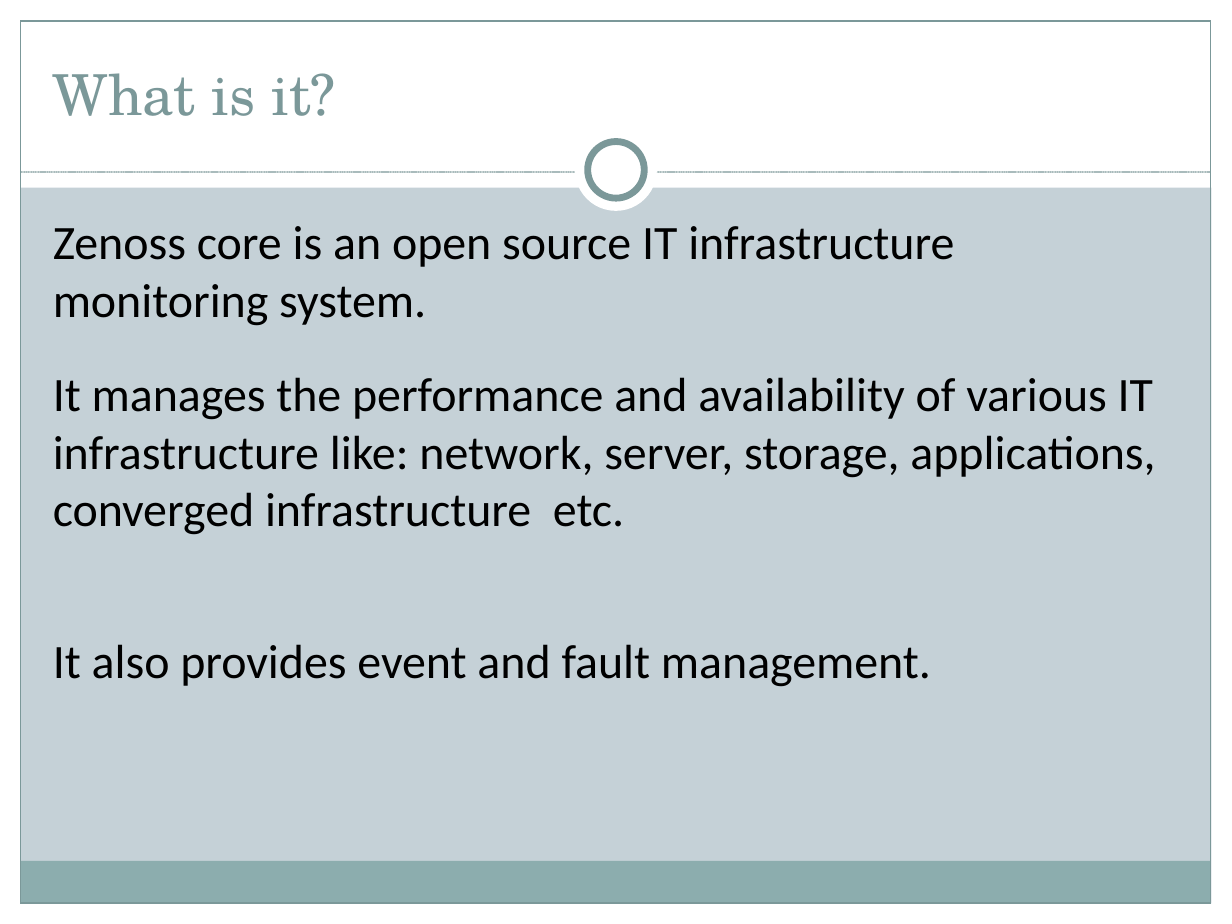
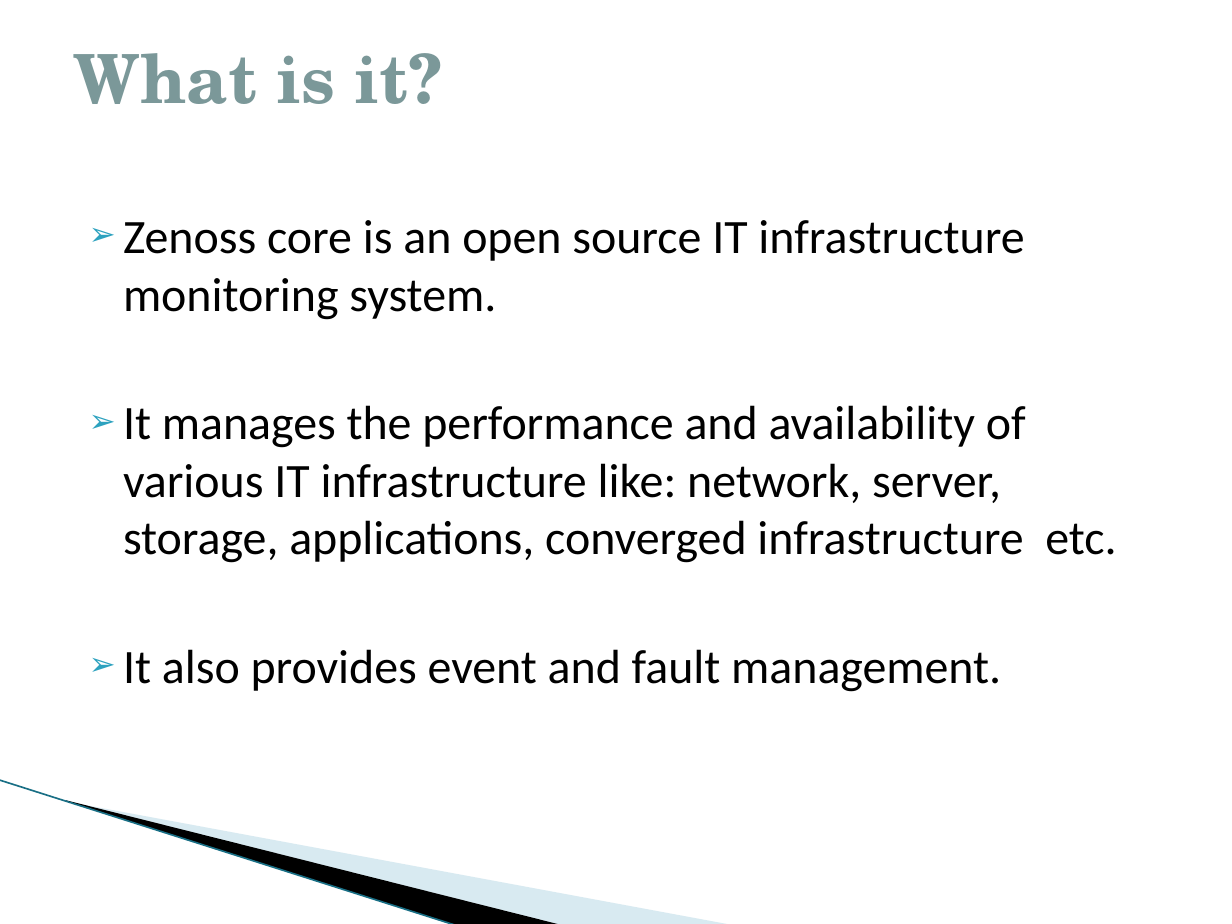
Before and after one commit to nidhi1994/OSlab15, a slide deck: slide 2 of seminar/ZenossCore.pptx. Drawn at 1232x924 pixels with LibreOffice and Linux fonts; fonts in the diff are those of the drawing; background and template pictures are left out. Boxes give left, top, right and bottom in pixels: in the first picture for what was removed or moved away, otherwise in the second. Text is boxed around its words. In the diff, an @@ line names an element or a change of style, - is before the commit and + after.

```diff
--- a/seminar/ZenossCore.pptx
+++ b/seminar/ZenossCore.pptx
@@ background #C5D1D7 to #FFFFFF @@
@@ rectangle removed at [0, 0, 1232, 187] @@
@@ rectangle removed at [0, 0, 21, 924] @@
@@ rectangle removed at [21, 21, 1211, 903] @@
@@ rectangle removed at [1211, 0, 1232, 924] @@
@@ title "What is it?": place and size @@
-title "What is it?" at [53, 73, 336, 116]
+title "What is it?" at [74, 53, 443, 104]
@@ title "What is it?" at [74, 53, 443, 104]: size 33 to 39.6 pt, bold on; vertical alignment bottom to middle @@
@@ ellipse removed at [575, 129, 658, 212] @@
@@ ellipse removed at [588, 142, 644, 198] @@
@@ line removed from (21, 172) to (1211, 172) @@
@@ text "Zenoss core is an open ...": place and size @@
-text "Zenoss core is an open ..." at [53, 226, 1155, 687]
+text "Zenoss core is an open ..." at [123, 220, 1116, 692]
@@ text "Zenoss core is an open ..." at [123, 220, 1116, 692]: bullet none to ➢; more space between paragraphs @@
@@ freeform shape added at [96, 674, 609, 869], fill #A0CBDC at 40% opacity @@
@@ freeform shape added at [0, 780, 505, 893], fill #000000 @@
@@ line added from (0, 780) to (457, 924), #97C5D8 0.95 pt @@
@@ rectangle removed at [20, 861, 1210, 903] @@
@@ rectangle removed at [0, 903, 1232, 924] @@
```
Also in this commit, not shown: 6 other slides changed.
